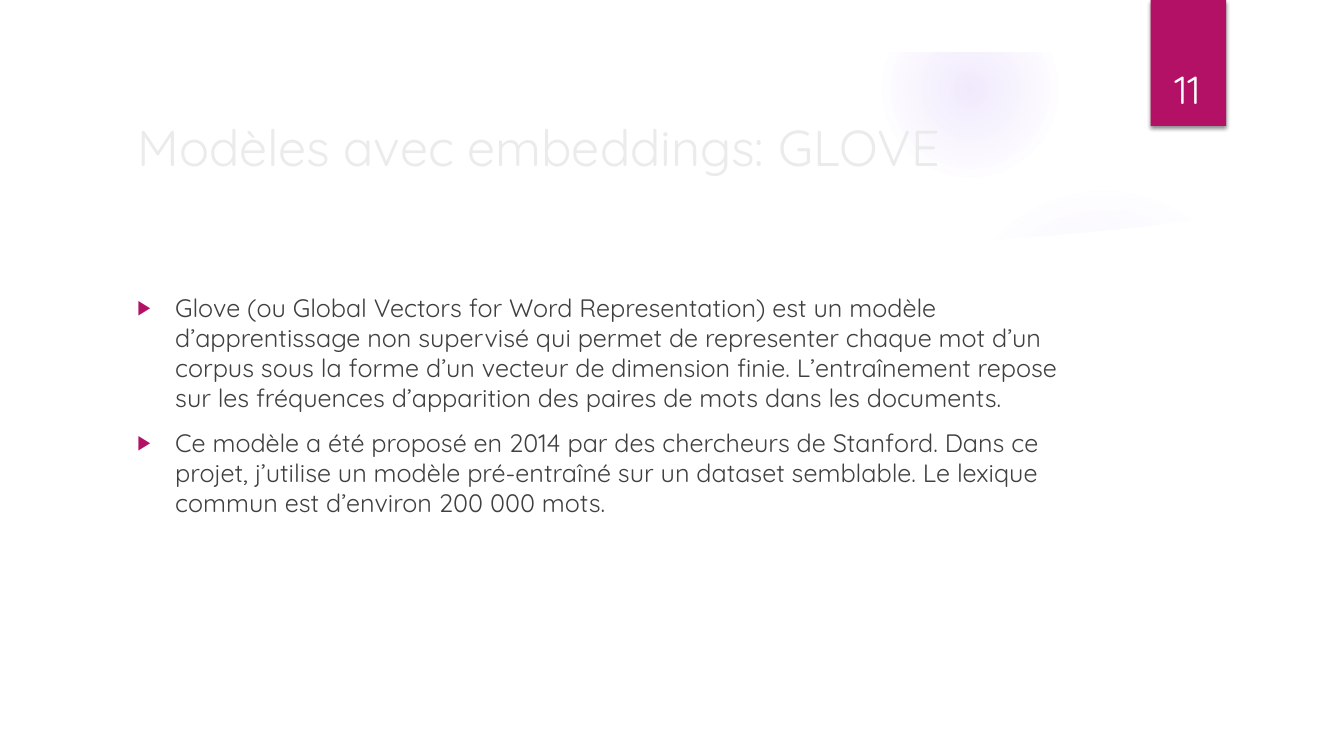
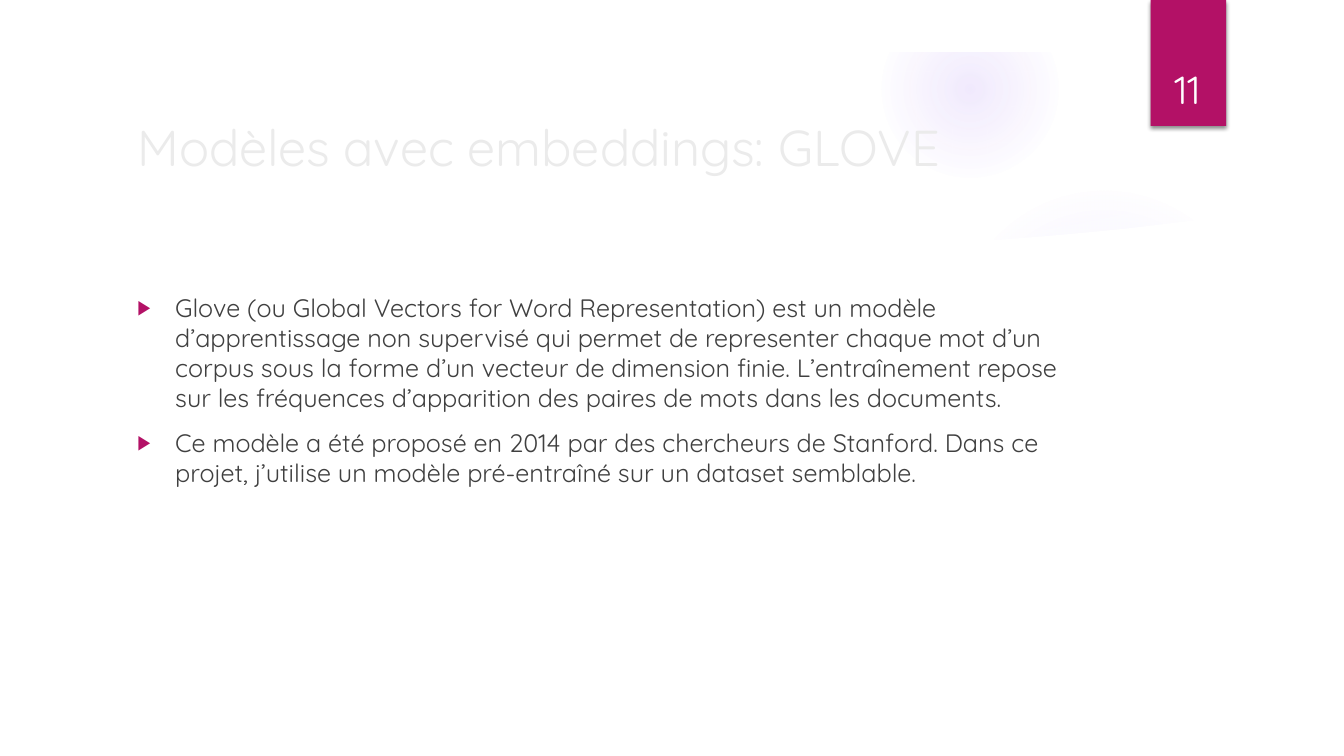
Before and after one commit to ThibaultDieudonne/Sentiment-Analysis, a slide deck: slide 11 of P7_01_presentation.pptx. Drawn at 1344x756 pixels with LibreOffice and Linux fonts; fonts in the diff are those of the drawing; background and template pictures are left out. Boxes give left, top, right and bottom in pixels: in the first picture for what was removed or moved away, otherwise in the second. Text is boxed around its words. In the diff, an @@ line names an element or a change of style, - is before the commit and + after.

```diff
--- a/P7_01_presentation.pptx
+++ b/P7_01_presentation.pptx
@@ text at box(175, 433, 1038, 487): text changed @@
-▶ Ce modèle a été proposé en 2014 par des chercheurs de Stanford. Dans ce projet, j’utilise un modèle pré-entraîné sur un dataset semblable. Le lexique commun est d’environ 200 000 mots.
+▶ Ce modèle a été proposé en 2014 par des chercheurs de Stanford. Dans ce projet, j’utilise un modèle pré-entraîné sur un dataset semblable.
```
Also in this commit, not shown: 2 other slides changed, 2 other files.
